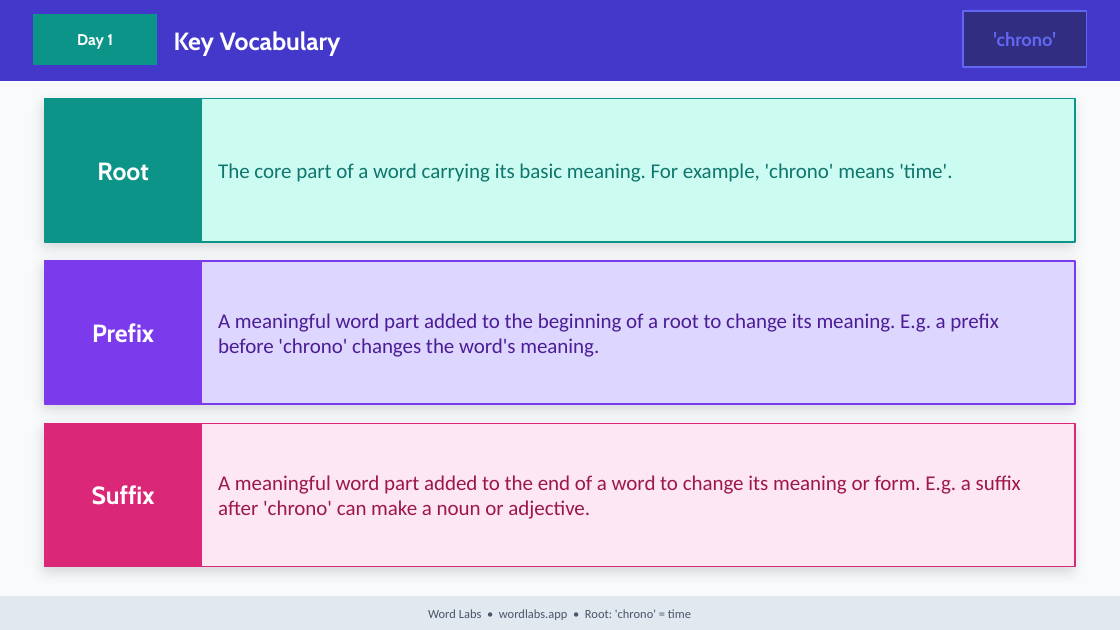
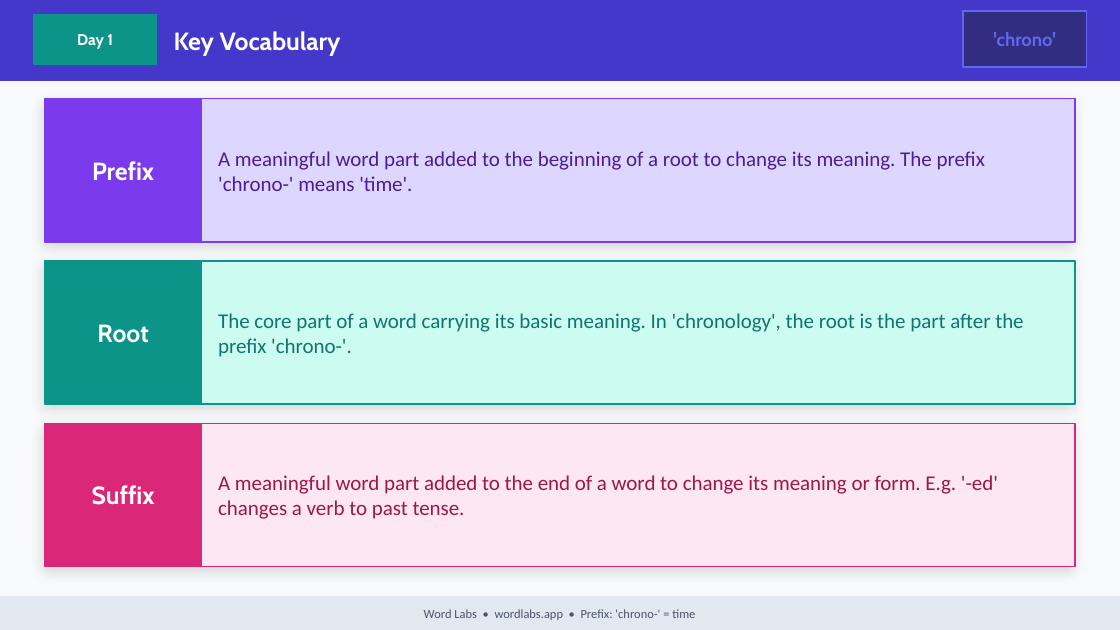
Before and after one commit to NickD135/morphology-builder, a slide deck: slide 4 of output/wordlabs-chrono-3day.pptx. Drawn at 1120x630 pixels with LibreOffice and Linux fonts; fonts in the diff are those of the drawing. Boxes give left, top, right and bottom in pixels: in the first picture for what was removed or moved away, otherwise in the second. Text is boxed around its words. In the diff, an @@ line names an element or a change of style, - is before the commit and + after.

Commit message:
fix(deck-accuracy): type-override combining forms (tele/photo/chrono/horo as prefixes), skip non-morpheme 'remove'
tele(22)/photo(8)/chrono(6)/horo(3) were real prefixes mislisted as base decks — building them
as prefix content (keeping base filenames) generates them from existing words, zero new content.
remove=re+move is not a morpheme; skipped. 4 decks reclaimed free.

```diff
--- a/output/wordlabs-chrono-3day.pptx
+++ b/output/wordlabs-chrono-3day.pptx
@@ rectangle at [45,99,1075,242]: fill #CCFBF1 to #DDD6FE; outline #0D9488 1 pt to #7C3AED 1 pt @@
@@ rectangle at [45,99,202,242]: fill #0D9488 to #7C3AED; outline #0D9488 1 pt to #7C3AED 1 pt @@
@@ rectangle at [181,99,193,242]: fill #0D9488 to #7C3AED; outline #0D9488 1 pt to #7C3AED 1 pt @@
@@ text at [92,161,154,180]: text changed @@
-Root
+Prefix
@@ text at [218,151,985,191]: text changed; text colour #0F766E to #4C1D95 @@
-The core part of a word carrying its basic meaning. For example, 'chrono' means 'time'.
+A meaningful word part added to the beginning of a root to change its meaning. The prefix 'chrono-' means 'time'.
@@ rectangle at [45,261,1075,404]: fill #DDD6FE to #CCFBF1; outline #7C3AED 1 pt to #0D9488 1 pt @@
@@ rectangle at [45,261,202,404]: fill #7C3AED to #0D9488; outline #7C3AED 1 pt to #0D9488 1 pt @@
@@ rectangle at [181,261,193,404]: fill #7C3AED to #0D9488; outline #7C3AED 1 pt to #0D9488 1 pt @@
@@ text at [97,324,148,343]: text changed @@
-Prefix
+Root
@@ text at [218,313,1023,357]: text changed; text colour #4C1D95 to #0F766E @@
-A meaningful word part added to the beginning of a root to change its meaning. E.g. a prefix before 'chrono' changes the word's meaning.
+The core part of a word carrying its basic meaning. In 'chronology', the root is the part after the prefix 'chrono-'.
@@ text at [218,475,998,519]: text changed @@
-A meaningful word part added to the end of a word to change its meaning or form. E.g. a suffix after 'chrono' can make a noun or adjective.
+A meaningful word part added to the end of a word to change its meaning or form. E.g. '-ed' changes a verb to past tense.
@@ text at [424,609,695,620]: text changed @@
-Word Labs • wordlabs.app • Root: 'chrono' = time
+Word Labs • wordlabs.app • Prefix: 'chrono-' = time
```
Also in this commit, not shown: 34 other slides changed, 6 other files.
